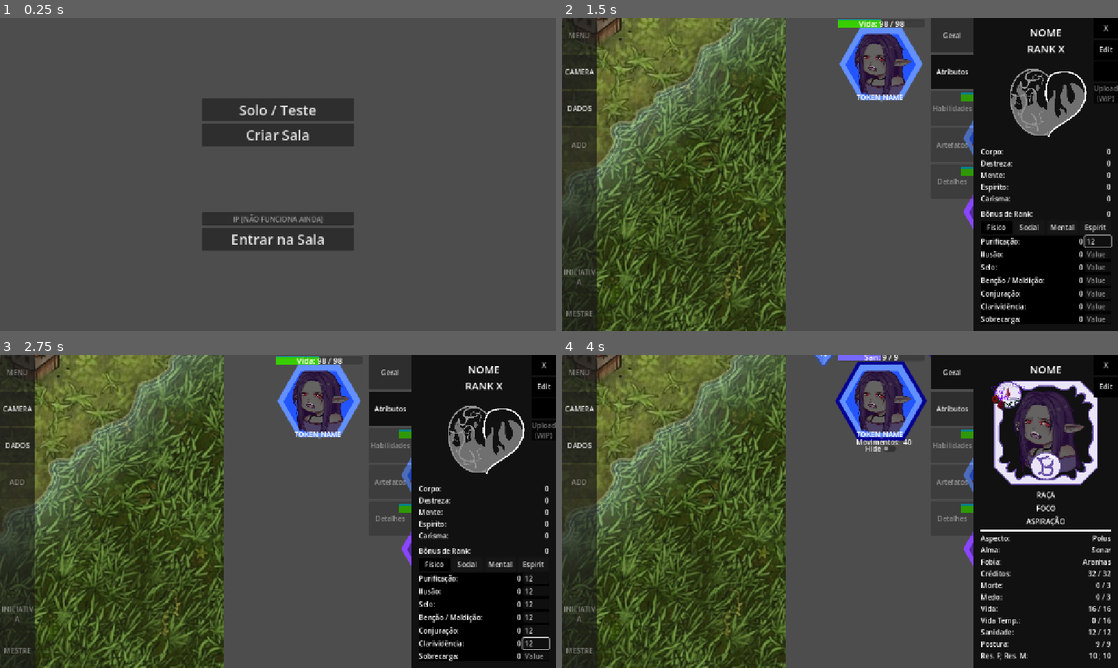
Above: before the commit, frames 1-4 (two rows, left to right).
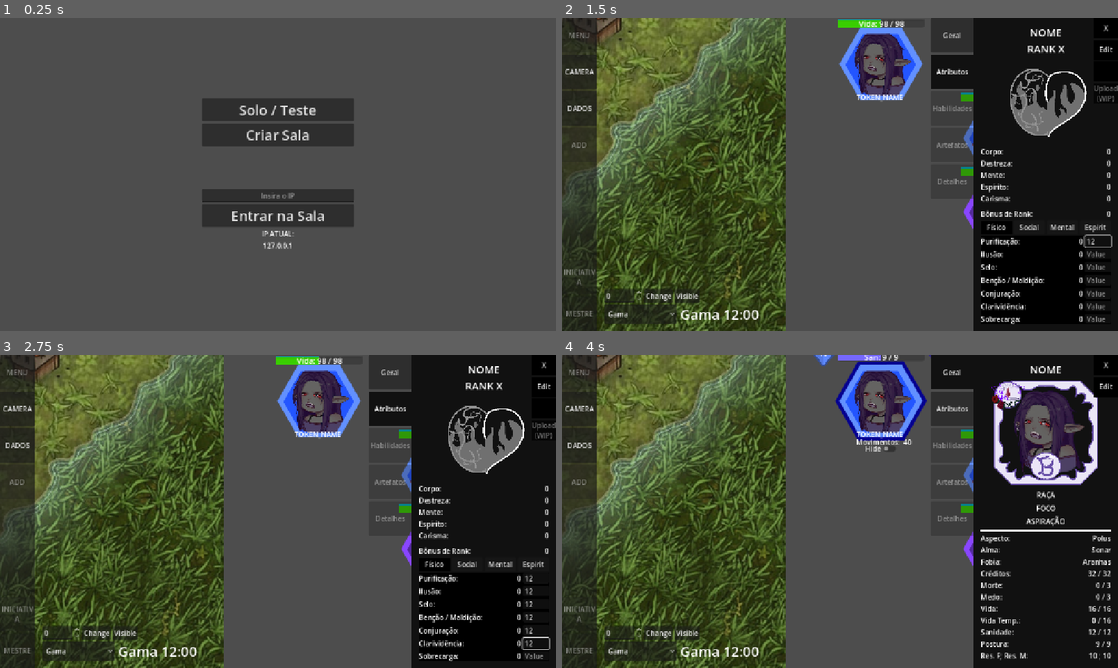
Above: after the commit, the same moments.

Repository: Ap0theosis/incrijord-rpg
Game: Godot game, scene res://menu.tscn
Same seed, same stepped clock (60 frames per second), same inputs: the game is played once before the commit and once after it.
Inputs (mouse positions are in pixels of both pictures, inside the frame that each line leads up to):
- Up to frame 1 (0.25 s): no input
- Up to frame 2 (1.5 s): click "Solo / Teste" at 0.5 s; click (1095, 240) at 1.27 s; type "12" at 1.35 s
- Up to frame 3 (2.75 s): click (533, 592) at 1.5 s; type "12" at 1.58 s; click (533, 605) at 1.73 s; type "12" at 1.82 s; click (533, 617) at 2.02 s; type "12" at 2.1 s; click (533, 630) at 2.25 s; type "12" at 2.33 s; click (533, 642) at 2.48 s; type "12" at 2.57 s
- Up to frame 4 (4 s): click (1095, 655) at 2.77 s; type "12" at 2.85 s; click (884, 401) at 3.52 s

The runs differ from the first frame. In frame 1, 4.1% of the frame differs, in the area x 36-64%, y 54-75%; in frame 2, 1.1%; in frame 3, 1.1%; in frame 4, 1.1%.

Commit message:
export android funcional + multiplayer via tailscale

Diff:
--- a/main.gd
+++ b/main.gd
@@ -92,7 +92,7 @@
 var editing = false
 
 func _ready() -> void:
-	if OS.has_feature("web_android"):
+	if OS.has_feature("web_android") or OS.has_feature("mobile"):
 		virtual_joystick.show()
 	if not multiplayer.is_server():
 		region_option_button.hide()
--- a/main.tscn
+++ b/main.tscn
@@ -1457,7 +1457,6 @@
 text = "Reset"
 
 [node name="MarginContainer2" type="MarginContainer" parent="HUD" unique_id=492137118]
-visible = false
 anchors_preset = 15
 anchor_right = 1.0
 anchor_bottom = 1.0
--- a/menu.gd
+++ b/menu.gd
@@ -1,6 +1,9 @@
 extends Control
 const PLAYER_CAM = preload("res://multiplayer/player_cam.tscn")
 var spawn_node = null
+
+func _ready() -> void:
+	$VBoxContainer/IpLabel.text = Rede.ADDRESS
 
 func _on_host_pressed():
 	Rede.criar_host()
@@ -11,3 +14,7 @@
 
 func _on_single_player_pressed() -> void:
 	Rede.single_player()
+
+func _on_line_edit_text_submitted(new_text: String) -> void:
+	Rede.ADDRESS = new_text
+	$VBoxContainer/IpLabel.text = Rede.ADDRESS
--- a/menu.tscn
+++ b/menu.tscn
@@ -41,7 +41,7 @@
 [node name="LineEdit" type="LineEdit" parent="VBoxContainer" unique_id=1083593348]
 layout_mode = 2
 size_flags_vertical = 10
-placeholder_text = "IP [NÃO FUNCIONA AINDA]"
+placeholder_text = "Insira o IP"
 alignment = 1
 
 [node name="JoinButton" type="Button" parent="VBoxContainer" unique_id=2116985190]
@@ -50,6 +50,17 @@
 theme_override_font_sizes/font_size = 32
 text = "Entrar na Sala"
 
+[node name="Label" type="Label" parent="VBoxContainer" unique_id=666232435]
+layout_mode = 2
+text = "IP ATUAL:"
+horizontal_alignment = 1
+
+[node name="IpLabel" type="Label" parent="VBoxContainer" unique_id=188849798]
+layout_mode = 2
+text = "???"
+horizontal_alignment = 1
+
 [connection signal="pressed" from="VBoxContainer/SinglePlayer" to="." method="_on_single_player_pressed"]
 [connection signal="pressed" from="VBoxContainer/HostButton" to="." method="_on_host_pressed"]
+[connection signal="text_submitted" from="VBoxContainer/LineEdit" to="." method="_on_line_edit_text_submitted"]
 [connection signal="pressed" from="VBoxContainer/JoinButton" to="." method="_on_join_pressed"]
--- a/multiplayer/Rede.gd
+++ b/multiplayer/Rede.gd
@@ -1,7 +1,8 @@
 extends Node
 
 const PORT = 8080
-const ADDRESS = "127.0.0.1"
+var ADDRESS = "127.0.0.1"
+
 const PLAYER_CAM = preload("res://multiplayer/player_cam.tscn")
 const SINGLE_CAM = preload("res://multiplayer/single_cam.tscn")
 
@@ -51,7 +52,6 @@
 
 func _on_connected_to_server():
 	print("Sucesso! Conectado ao servidor.")
-	# Agora que o cliente está oficialmente conectado, ele pode mudar de cena com segurança
 	iniciar_partida()
 
 func _on_connection_failed():
--- a/project.godot
+++ b/project.godot
@@ -79,3 +79,4 @@
 [rendering]
 
 rendering_device/driver.windows="d3d12"
+textures/vram_compression/import_etc2_astc=true
Not shown, changed: export_presets.cfg
